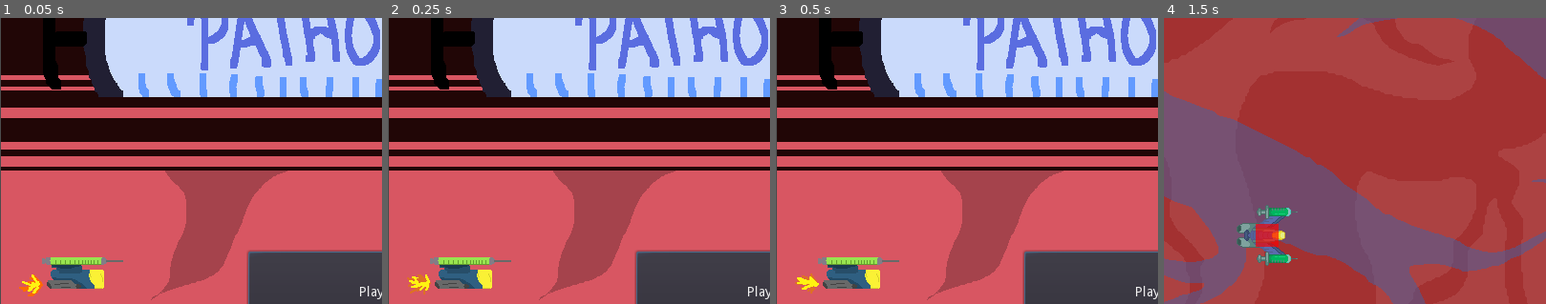
Above: before the commit, frames 1-4 (left to right).
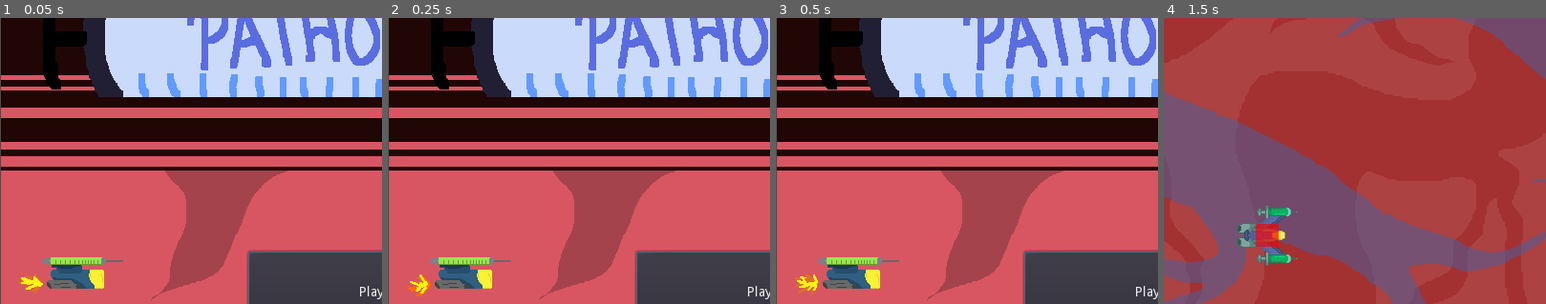
Above: after the commit, the same moments.

Repository: Yerdun/Pathogen
Game: Godot game, scene res://Assets/Scenes/Menus/Title.tscn
The game is run twice, just before and just after one commit, with the same random seed, the same clock (stepped at 60 frames per second) and the same inputs. Sound files missing from this copy of the repository are replaced by a short silence.
Inputs (mouse positions are % of the whole screen's width and height, from its top left):
- Up to frame 1 (0.05 s): no input
- Up to frame 2 (0.25 s): no input
- Up to frame 3 (0.5 s): no input
- Up to frame 4 (1.5 s): click "Play" at 0.5 s; move the mouse to (72, 45) at 1.27 s; hold Right (ui_right) from 1.28 s (still down); hold Shift (control_focus) from 1.28 s (still down)
The pictures show only the part of the screen within x 0-50%, y 12-62%; the shares and areas given below are measured in that part.

The runs differ from the first frame. In frame 1, 0.2% of the frame differs, in the area x 5-12%, y 89-98%; in frame 2, 0.3%; in frame 3, 0.2%; in frame 4, nothing differs.

Commit message:
Added Alt + Enter as fullscreen shortcut

Diff:
--- a/Assets/Scenes/Menus/Title.tscn
+++ b/Assets/Scenes/Menus/Title.tscn
@@ -22,6 +22,7 @@
 [node name="AnimatedSprite" type="AnimatedSprite" parent="."]
 position = Vector2( 400.763, 299.68 )
 frames = SubResource( 1 )
+frame = 2
 playing = true
 
 [node name="TestLevelButton" type="Button" parent="."]
--- a/project.godot
+++ b/project.godot
@@ -109,6 +109,7 @@
 "deadzone": 0.5,
 "events": [ Object(InputEventKey,"resource_local_to_scene":false,"resource_name":"","device":0,"alt":false,"shift":false,"control":false,"meta":false,"command":false,"pressed":false,"scancode":16777254,"unicode":0,"echo":false,"script":null)
 , Object(InputEventJoypadButton,"resource_local_to_scene":false,"resource_name":"","device":0,"button_index":10,"pressure":0.0,"pressed":false,"script":null)
+, Object(InputEventKey,"resource_local_to_scene":false,"resource_name":"","device":0,"alt":true,"shift":false,"control":false,"meta":false,"command":false,"pressed":false,"scancode":16777221,"unicode":0,"echo":false,"script":null)
  ]
 }
 
